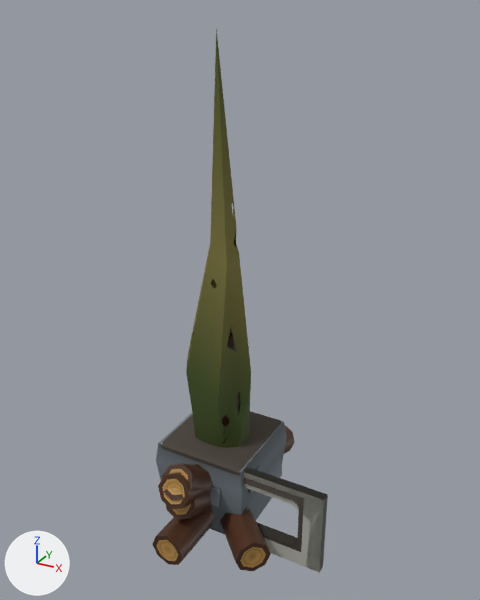
The Blender file plugins_default/burntblocksets/src/Burnt Blocks.blend: old version first, new version second.
Both versions are drawn from a camera (50 mm lens) standing at (3.38, -5.74, 5.17) and looking at (0.08, 0.27, 2.17). Every picture has the same lights, and +X, +Y and +Z are marked at lower left.

In view in the first picture: 'generic.cypress.aabb', 'generic.doorside.aabb', 'generic.house-wall-doorside-long.aabb', 'generic.house-wall-window-long.aabb', 'generic.log-flat-across.obb', 'generic.log-flat-pivot.obb', 'generic.log-flat-short.obb', 'generic.log-slanted-long.obb', 'generic.log-slanted-short.obb', 'generic.log-slanted.obb', 'generic.log-towering.obb', 'generic.stone-topbruise.full', 'generic.stone-wall-heavy.full', 'generic.white-capped.full'.
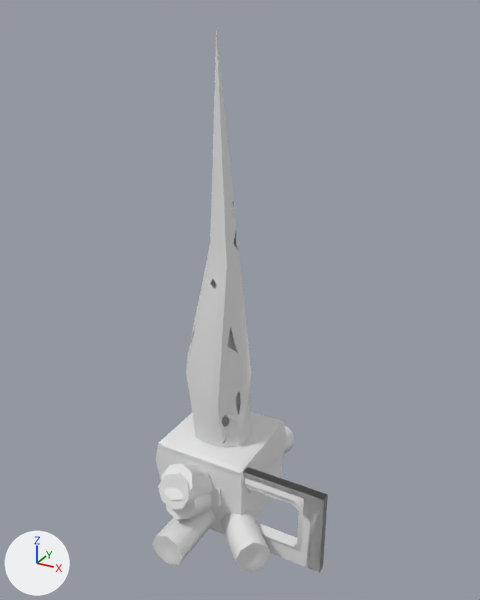
Where the newer file only moved an object's origin or applied its transform, the numbers keep the older frame.

Boxes (x1, y1, x2, y2) around the edits, measured in the pictures (480 x 600 px):
'generic.cypress.aabb', recoloured: (186, 29, 251, 448) in both
'generic.house-wall-window-long.aabb', recoloured: (243, 467, 328, 573) in both
'generic.stone-topbruise.full', recoloured: (156, 413, 287, 533) in both
'generic.white-capped.full', recoloured: (160, 411, 281, 475) in both
'generic.log-flat-pivot.obb', recoloured: (220, 509, 271, 571) in both
'generic.log-flat-across.obb', recoloured: (152, 511, 212, 565) in both
'generic.log-slanted-long.obb', recoloured: (158, 426, 295, 509) in both
'generic.log-slanted-short.obb', recoloured: (161, 464, 212, 500) in both
'generic.house-wall-doorside-long.aabb', recoloured: (245, 473, 324, 571) in both
'generic.stone-wall-heavy.full', recoloured: (211, 492, 272, 532) in both
'generic.log-slanted.obb', recoloured: (166, 495, 212, 520) in both
'generic.log-towering.obb', recoloured: (222, 328, 239, 440) in both
'generic.log-flat-short.obb', recoloured: (208, 509, 215, 527) in both
'generic.doorside.aabb', recoloured: (209, 528, 225, 535) in both

Edits to the bpy script that builds the scene:
```text
Change mat_material_002:
    remove n2 = _N.new('ShaderNodeVertexColor'); n2.name = 'Vertex Color'
    remove n2.layer_name = 'Col'
    where n0 = _N.new('ShaderNodeBsdfPrincipled'); n0.name = 'Principled BSDF'
    remove _L.new(n2.outputs[0], n0.inputs[0])  # 'Color' to 'Base Color'
Change mat_material_022:
    remove n2 = _N.new('ShaderNodeVertexColor'); n2.name = 'Vertex Color'
    remove n2.layer_name = 'Col'
    where n0 = _N.new('ShaderNodeBsdfPrincipled'); n0.name = 'Principled BSDF'
    remove _L.new(n2.outputs[0], n0.inputs[0])  # 'Color' to 'Base Color'
Change mat_defaultmaterial_030:
    remove n2 = _N.new('ShaderNodeVertexColor'); n2.name = 'Vertex Color'
    remove n2.layer_name = 'Col'
    where n0 = _N.new('ShaderNodeBsdfPrincipled'); n0.name = 'Principled BSDF'
    remove _L.new(n2.outputs[0], n0.inputs[0])  # 'Color' to 'Base Color'
Change mat_material_030:
    add n1 = _N.new('ShaderNodeOutputMaterial'); n1.name = 'Material Output'
    remove n1 = _N.new('ShaderNodeOutputMaterial'); n1.name = 'Material Output'
    remove n2 = _N.new('ShaderNodeVertexColor'); n2.name = 'Vertex Color'
    remove n2.layer_name = 'Col'
    where n0 = _N.new('ShaderNodeBsdfPrincipled'); n0.name = 'Principled BSDF'
    remove _L.new(n2.outputs[0], n0.inputs[0])  # 'Color' to 'Base Color'
Change mat_material_044:
    remove n2 = _N.new('ShaderNodeVertexColor'); n2.name = 'Vertex Color'
    remove n2.layer_name = 'Col'
    where n0 = _N.new('ShaderNodeBsdfPrincipled'); n0.name = 'Principled BSDF'
    remove _L.new(n2.outputs[0], n0.inputs[0])  # 'Color' to 'Base Color'
Change mat_material_033:
    remove n2 = _N.new('ShaderNodeVertexColor'); n2.name = 'Vertex Color'
    remove n2.layer_name = 'Col'
    where n0 = _N.new('ShaderNodeBsdfPrincipled'); n0.name = 'Principled BSDF'
    remove _L.new(n2.outputs[0], n0.inputs[0])  # 'Color' to 'Base Color'
Change mat_material_029:
    remove n2 = _N.new('ShaderNodeVertexColor'); n2.name = 'Vertex Color'
    remove n2.layer_name = 'Col'
    where n0 = _N.new('ShaderNodeBsdfPrincipled'); n0.name = 'Principled BSDF'
    remove _L.new(n2.outputs[0], n0.inputs[0])  # 'Color' to 'Base Color'
Change mat_material_041:
    remove n2 = _N.new('ShaderNodeVertexColor'); n2.name = 'Vertex Color'
    remove n2.layer_name = 'Col'
    where n0 = _N.new('ShaderNodeBsdfPrincipled'); n0.name = 'Principled BSDF'
    remove _L.new(n2.outputs[0], n0.inputs[0])  # 'Color' to 'Base Color'
Change mat_material_035:
    remove n2 = _N.new('ShaderNodeVertexColor'); n2.name = 'Vertex Color'
    remove n2.layer_name = 'Col'
    where n0 = _N.new('ShaderNodeBsdfPrincipled'); n0.name = 'Principled BSDF'
    remove _L.new(n2.outputs[0], n0.inputs[0])  # 'Color' to 'Base Color'
Change mat_material_032:
    remove n2 = _N.new('ShaderNodeVertexColor'); n2.name = 'Vertex Color'
    remove n2.layer_name = 'Col'
    where n0 = _N.new('ShaderNodeBsdfPrincipled'); n0.name = 'Principled BSDF'
    remove _L.new(n2.outputs[0], n0.inputs[0])  # 'Color' to 'Base Color'
Change mat_material_001:
    remove n2 = _N.new('ShaderNodeVertexColor'); n2.name = 'Vertex Color'
    remove n2.layer_name = 'Col'
    where n0 = _N.new('ShaderNodeBsdfPrincipled'); n0.name = 'Principled BSDF'
    remove _L.new(n2.outputs[0], n0.inputs[0])  # 'Color' to 'Base Color'
Change mat_material_013:
    remove n2 = _N.new('ShaderNodeVertexColor'); n2.name = 'Vertex Color'
    remove n2.layer_name = 'Col'
    where n0 = _N.new('ShaderNodeBsdfPrincipled'); n0.name = 'Principled BSDF'
    remove _L.new(n2.outputs[0], n0.inputs[0])  # 'Color' to 'Base Color'
Change mat_material_003:
    remove n2 = _N.new('ShaderNodeVertexColor'); n2.name = 'Vertex Color'
    remove n2.layer_name = 'Col'
    where n0 = _N.new('ShaderNodeBsdfPrincipled'); n0.name = 'Principled BSDF'
    remove _L.new(n2.outputs[0], n0.inputs[0])  # 'Color' to 'Base Color'
Change me_cube3_default_003:
    where me_cube3_default_003.from_pydata(...)  # 234 vertices, 174 faces; spans x -0.535..0.534, y -0.562..0.562, z -0.496..0.559
    remove me_cube3_default_003.materials.append(mat_material_007)
    me_cube3_default_003 part 1: all 50 faces that had it switch from mat_defaultmaterial_011 to mat_material_001 (white #e7e7e7)
```
